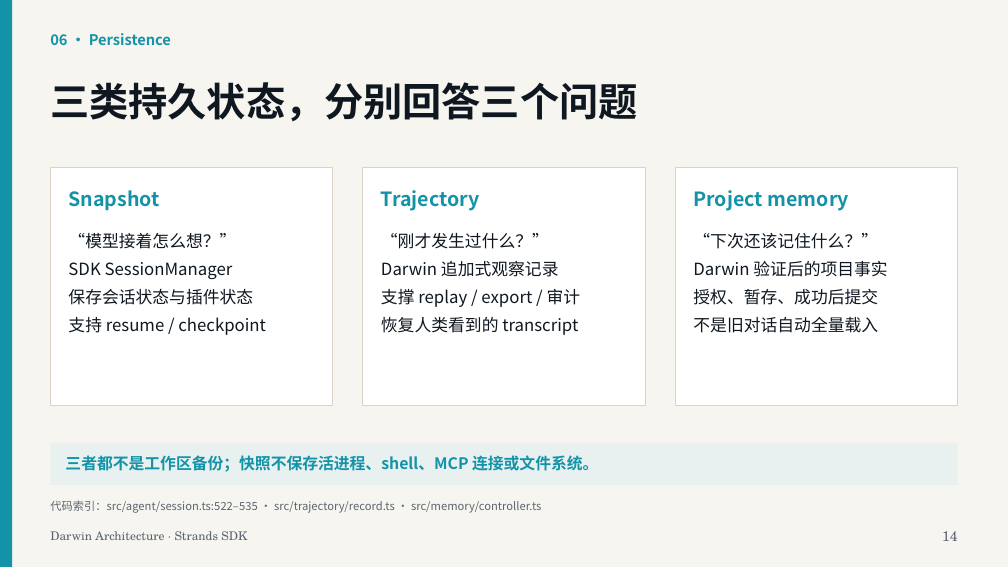
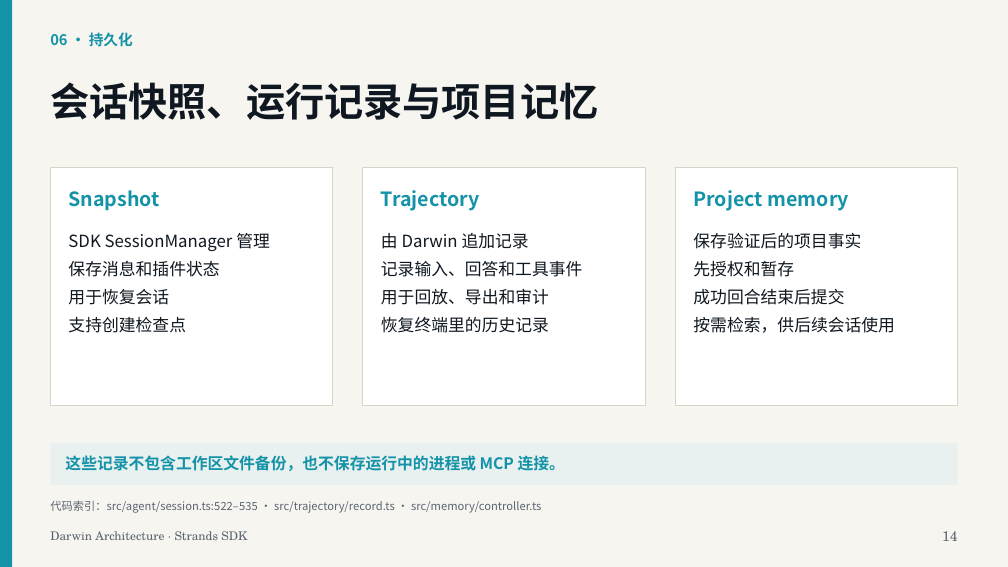
Before and after one commit to xiehust/strands-darwin, a slide deck: slide 14 of docs/ppt/darwin-architecture-strands-sdk.zh-CN.pptx. Drawn at 1008x567 pixels with LibreOffice and Linux fonts; fonts in the diff are those of the drawing. Boxes give left, top, right and bottom in pixels: in the first picture for what was removed or moved away, otherwise in the second. Text is boxed around its words. In the diff, an @@ line names an element or a change of style, - is before the commit and + after.

```diff
--- a/docs/ppt/darwin-architecture-strands-sdk.zh-CN.pptx
+++ b/docs/ppt/darwin-architecture-strands-sdk.zh-CN.pptx
@@ text at bbox=[50, 32, 133, 47]: text changed @@
-06 · Persistence
+06 · 持久化
@@ text at bbox=[50, 82, 598, 120]: text changed @@
-三类持久状态，分别回答三个问题
+会话快照、运行记录与项目记忆
@@ text at bbox=[68, 233, 270, 333]: text changed @@
-“模型接着怎么想？”
-SDK SessionManager
-保存会话状态与插件状态
-支持 resume / checkpoint
+SDK SessionManager 管理
+保存消息和插件状态
+用于恢复会话
+支持创建检查点
@@ text at bbox=[381, 233, 582, 333]: text changed @@
-“刚才发生过什么？”
-Darwin 追加式观察记录
-支撑 replay / export / 审计
-恢复人类看到的 transcript
+由 Darwin 追加记录
+记录输入、回答和工具事件
+用于回放、导出和审计
+恢复终端里的历史记录
@@ text at bbox=[693, 233, 894, 333]: text changed @@
-“下次还该记住什么？”
-Darwin 验证后的项目事实
-授权、暂存、成功后提交
-不是旧对话自动全量载入
+保存验证后的项目事实
+先授权和暂存
+成功回合结束后提交
+按需检索，供后续会话使用
@@ text at bbox=[65, 455, 565, 471]: text changed @@
-三者都不是工作区备份；快照不保存活进程、shell、MCP 连接或文件系统。
+这些记录不包含工作区文件备份，也不保存运行中的进程或 MCP 连接。
```
Also in this commit, not shown: 20 other slides changed, 2 other files.
